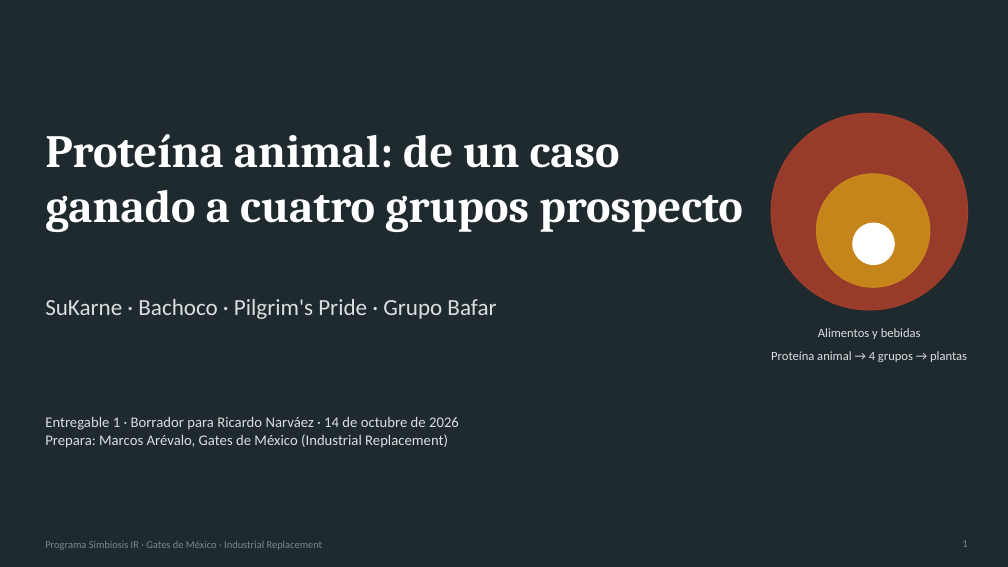
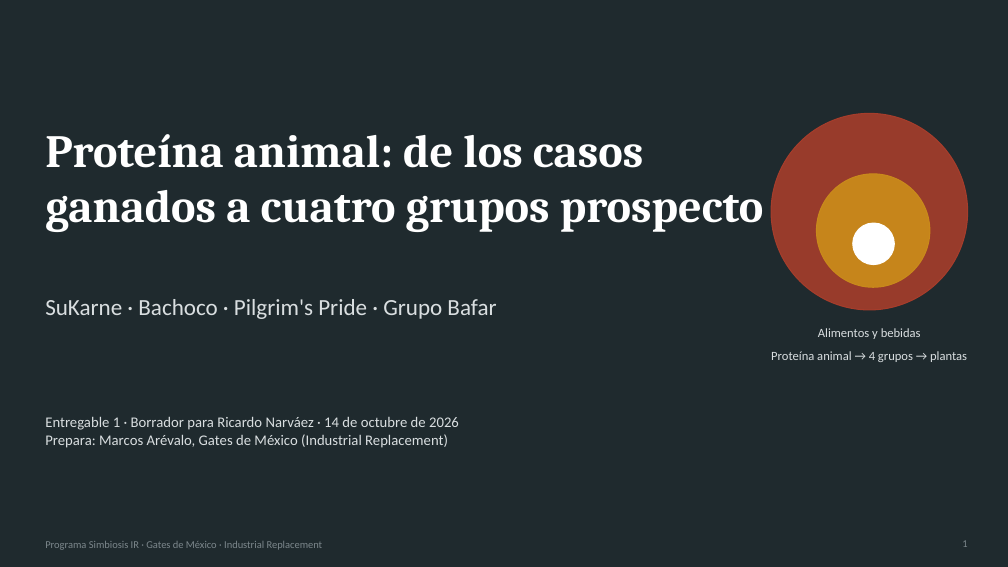
Before and after one commit to Marckqalex/Simbiosis-IR, a slide deck: slide 1 of entregables/Simbiosis_IR_Proteina_Animal_Entregable1.pptx. Drawn at 1008x567 pixels with LibreOffice and Linux fonts; fonts in the diff are those of the drawing. Boxes give left, top, right and bottom in pixels: in the first picture for what was removed or moved away, otherwise in the second. Text is boxed around its words. In the diff, an @@ line names an element or a change of style, - is before the commit and + after.

```diff
--- a/entregables/Simbiosis_IR_Proteina_Animal_Entregable1.pptx
+++ b/entregables/Simbiosis_IR_Proteina_Animal_Entregable1.pptx
@@ text at box(45, 134, 763, 232): text changed @@
-Proteína animal: de un caso ganado a cuatro grupos prospecto
+Proteína animal: de los casos ganados a cuatro grupos prospecto
```
Also in this commit, not shown: 7 other slides changed, 1 slide added, 2 other files.
